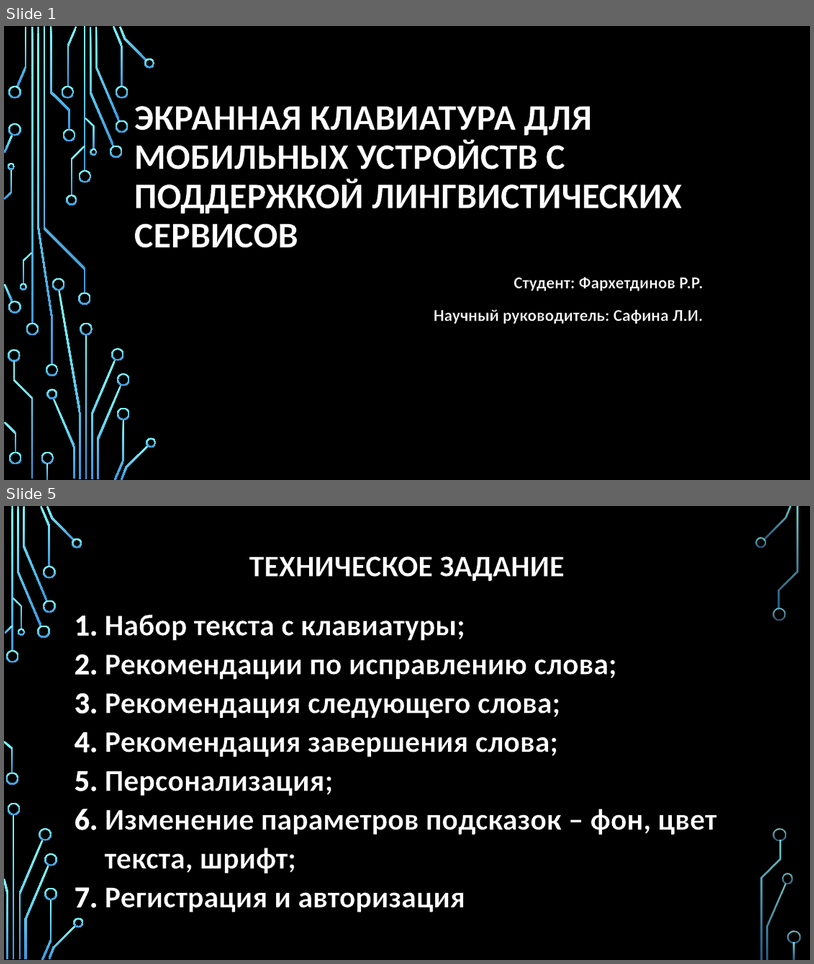
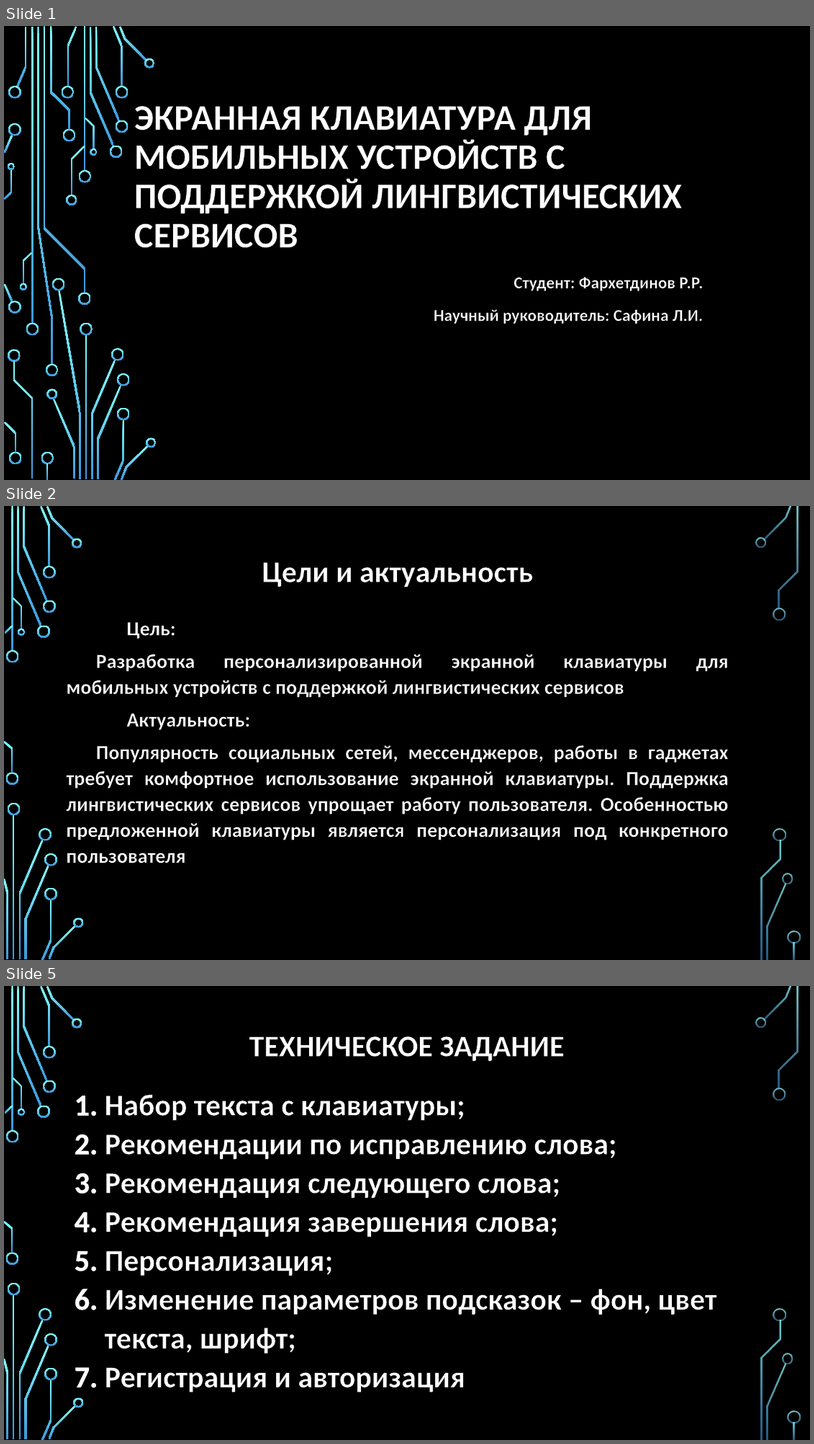
Before and after one commit to Ruslan-Far/docs-graduate-work, a slide deck: Фархетдинов - Презентация по ВКР.pptx. Shown one above the other, each under a label of ours: slides 1 and 5 before the commit, slides 1, 2 and 5 after it; the slides between them are not shown. The pictures are 814x964 and 814x1444 pixels, drawn with LibreOffice and Linux fonts; fonts in the diff are those of the drawing; background and template pictures are left out. Boxes give left, top, right and bottom in pixels: in the first picture for what was removed or moved away, otherwise in the second. Text is boxed around its words. In the diff, an @@ line names an element or a change of style, - is before the commit and + after.

```diff
--- a/Фархетдинов - Презентация по ВКР.pptx
+++ b/Фархетдинов - Презентация по ВКР.pptx
@@ slide 2 added at (4,506,810,960), background picture (left out); not listed: 36 template elements that a slide beside it also shows @@
@@ title added at (262,562,533,587), 36 pt, text #FFFFFF, bold @@
+Цели и актуальность
@@ text added at (66,622,729,863), 24 pt, text #FFFFFF, bold @@
+Цель:
+Разработка персонализированной экранной клавиатуры для мобильных устройств с поддержкой лингвистических сервисов
+Актуальность:
+Популярность социальных сетей, мессенджеров, работы в гаджетах требует комфортное использование экранной клавиатуры. Поддержка лингвистических сервисов упрощает работу пользователя. Особенностью предложенной клавиатуры является персонализация под конкретного пользователя
```
Also in this commit, not shown: 3 slides changed, 1 other slide added, 1 slide removed.
